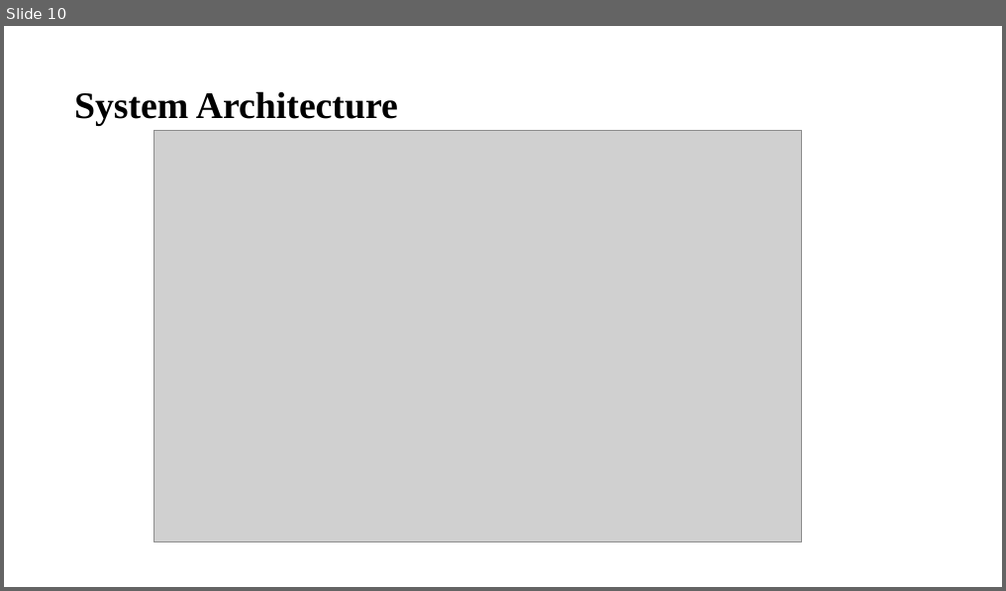
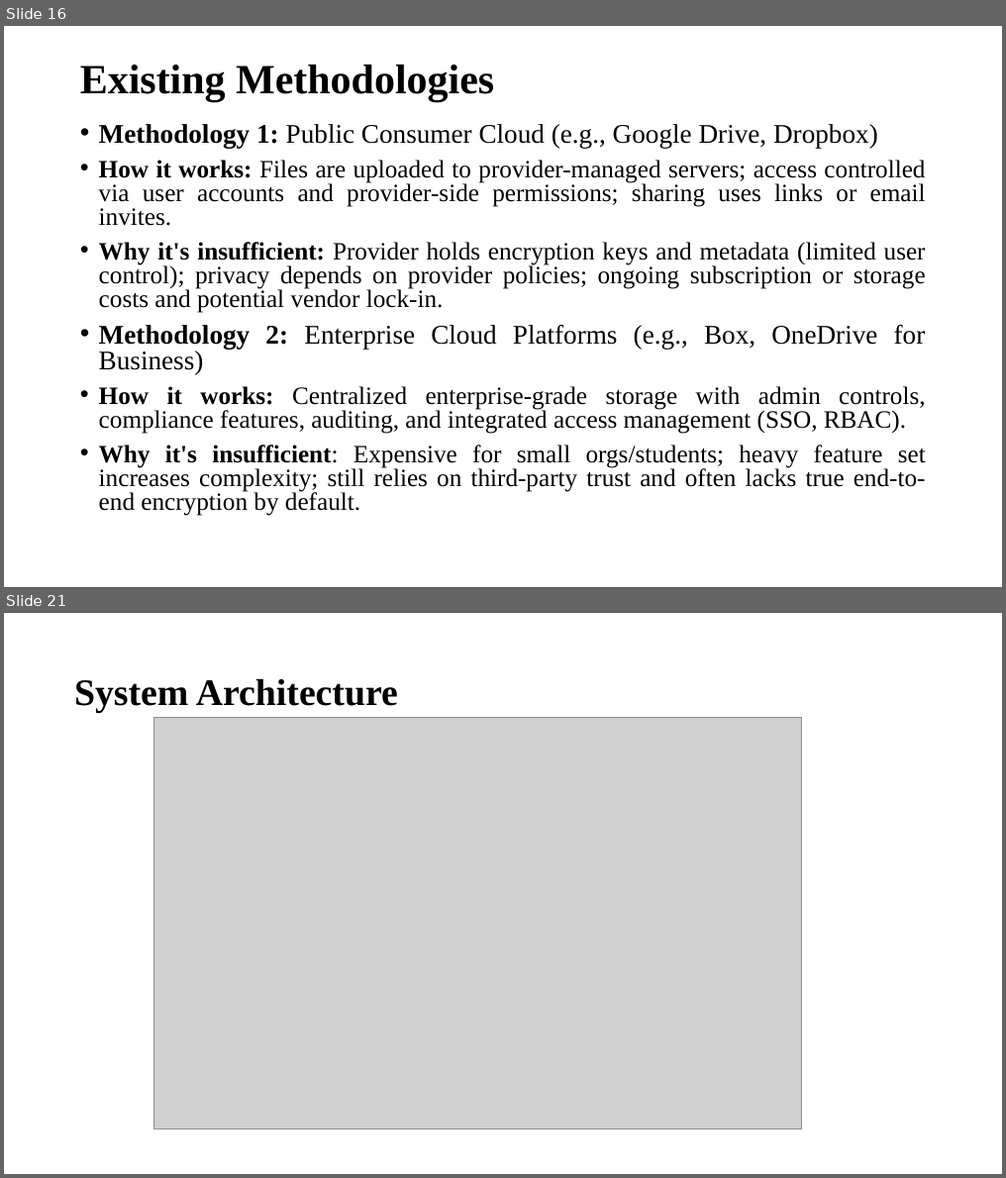
Before and after one commit to nazeer77718/securecloud-sharing-system, a slide deck: secure-cloud.pptx. Shown one above the other, each under a label of ours: slide 10 before the commit, slides 16 and 21 after it; the slides between them are not shown. The pictures are 1006x591 and 1006x1178 pixels, drawn with LibreOffice and Linux fonts; fonts in the diff are those of the drawing; grey boxes stand for pictures. Boxes give left, top, right and bottom in pixels: in the first picture for what was removed or moved away, otherwise in the second. Text is boxed around its words. In the diff, an @@ line names an element or a change of style, - is before the commit and + after.

```diff
--- a/secure-cloud.pptx
+++ b/secure-cloud.pptx
@@ slide 16 added at <box>4,26,1002,587</box>, background #FFFFFF @@
@@ title added at <box>80,65,494,101</box>, 40 pt, text #000000, bold @@
+Existing Methodologies
@@ text added at <box>99,124,926,516</box>, 24.1 pt, text #000000 @@
+• Methodology 1: Public Consumer Cloud (e.g., Google Drive, Dropbox)
+• How it works: Files are uploaded to provider-managed servers; access controlled via user accounts and provider-side permissions; sharing uses links or email invites.
+• Why it's insufficient: Provider holds encryption keys and metadata (limited user control); privacy depends on provider policies; ongoing subscription or storage costs and potential vendor lock-in.
+• Methodology 2: Enterprise Cloud Platforms (e.g., Box, OneDrive for Business)
+• How it works: Centralized enterprise-grade storage with admin controls, compliance features, auditing, and integrated access management (SSO, RBAC).
+• Why it's insufficient: Expensive for small orgs/students; heavy feature set increases complexity; still relies on third-party trust and often lacks true end-to-end encryption by default.
@@ what was slide 10 is now slide 21 @@
```
Also in this commit, not shown: 5 slides changed, 16 other slides added, 5 slides removed, 1 other file.
